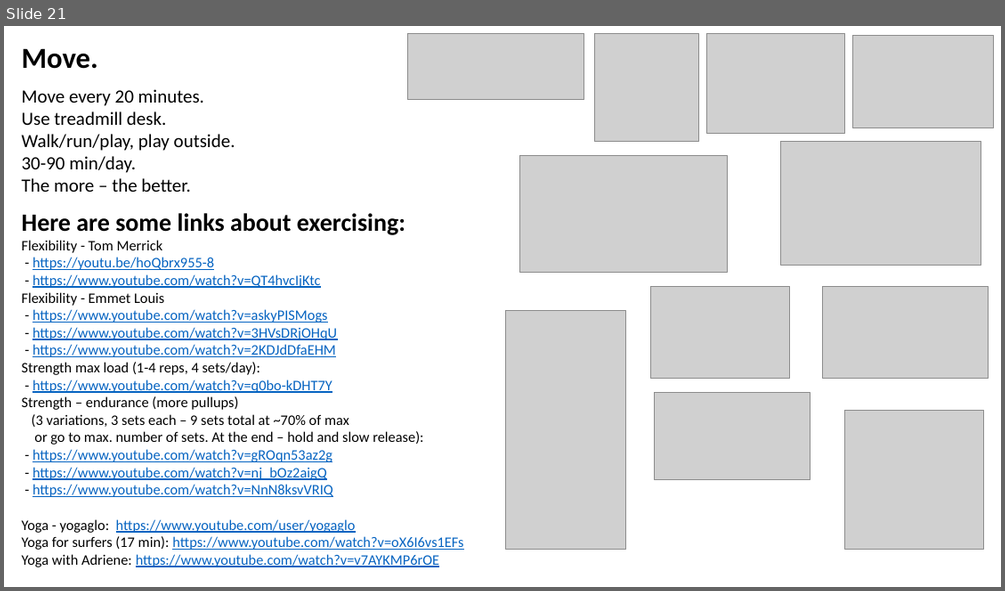
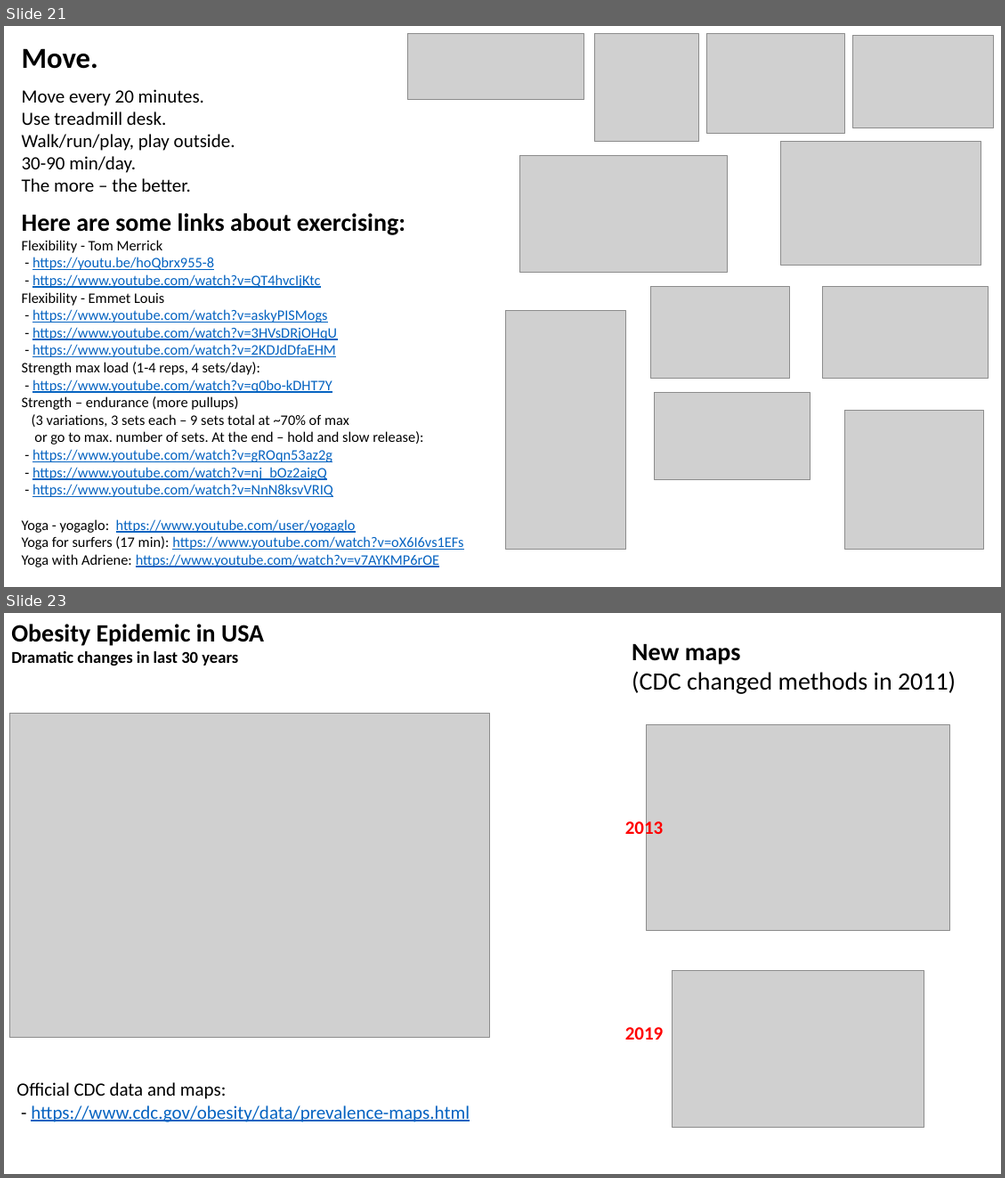
Before and after one commit to lselector/misc, a slide deck: _Life_Lose_Weight.pptx. Shown one above the other, each under a label of ours: slide 21 before the commit, slides 21 and 23 after it; the slides between them are not shown. The pictures are 1005x591 and 1005x1178 pixels, drawn with LibreOffice and Linux fonts; fonts in the diff are those of the drawing; grey boxes stand for pictures. Boxes give left, top, right and bottom in pixels: in the first picture for what was removed or moved away, otherwise in the second. Text is boxed around its words. In the diff, an @@ line names an element or a change of style, - is before the commit and + after.

```diff
--- a/_Life_Lose_Weight.pptx
+++ b/_Life_Lose_Weight.pptx
@@ slide 23 added at [4, 613, 1001, 1174], background #FFFFFF @@
@@ text added at [11, 624, 264, 666], 16 pt, text #000000, bold @@
+Obesity Epidemic in USA
+Dramatic changes in last 30 years
@@ text added at [631, 644, 955, 694], 24 pt, text #000000 @@
+New maps
+(CDC changed methods in 2011)
@@ picture added at [9, 714, 489, 1037] @@
@@ picture added at [646, 724, 949, 930] @@
@@ text added at [625, 818, 663, 839], 18 pt, text #FF0000, bold @@
+2013
@@ picture added at [672, 971, 923, 1127] @@
@@ text added at [625, 1027, 663, 1039], 18 pt, text #FF0000, bold @@
+2019
@@ text added at [16, 1082, 469, 1122], 18 pt, text #0563C1, underline @@
+Official CDC data and maps:
+- https://www.cdc.gov/obesity/data/prevalence-maps.html
```
Also in this commit, not shown: 1 slide changed, 3 other slides added.
